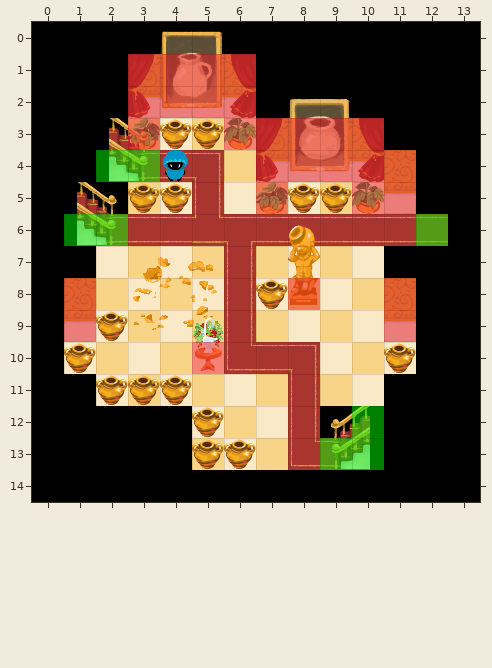
Tiled map, stored at build02/assets/tileset/level3-1-end.tmx. Above is the file before it was changed.
Cells are 32x32 px. Shown: x 0..13, y 0..14.
And afterwards:
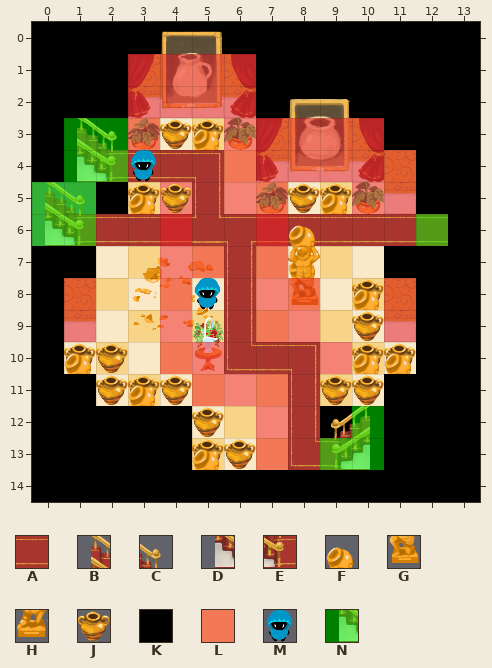
Key: from "tiles-lvl3-1-32x32": A 2, B 8, C 9, D 16, E 17, F 18, G 34, H 35, J 36, K 60, L 61, M 62, N 63.
_ is an empty cell.
Objects are placed by their top-left corner, in cells (3,4 is the top-left corner of cell 3,4); size is 1x1 cell unless given.
See-through tiles are keyed as they look on the map.
The edit:
Layer "backgroundLayer":
y 3..4: x 1..2 __ -> KK
y 6: x 2 _ -> A
Layer "blockedLayer":
y 3..4: x 1..2 KK -> __
y 5..6: x 0..1 KK -> __
Layer "detailLayer1":
y 3: x 1..2 __ -> BC
y 4: x 1..2 __ -> DE
y 5: x 0..2 _BC -> BC_
y 6: x 0..2 _DE -> DE_; x 7 _ -> L
y 8: x 8 _ -> G
y 9: x 7..8 __ -> LL
y 10: x 9 _ -> L
y 13: x 7 _ -> L
Layer "detailLayer2" (removed):
y 3: x 2..3 BC -> __
y 4: x 2..3 DE -> __
y 8: x 8 H -> _
Layer "transBlockedLayer":
y 4: x 6 _ -> L
y 5: x 4 _ -> L; x 6 _ -> L
y 6: x 4 _ -> L
y 7: x 4..5 __ -> LL; x 7 _ -> L
y 8: x 4 _ -> L; x 7 _ -> L
y 9..10: x 4 _ -> L
y 11: x 5..7 ___ -> LLL
y 12: x 7 _ -> L
Layer "objectsLayer":
added: F at 5,3
added: M at 3,4
added: F at 9,5
added: F at 3,5
added: F at 8,7
added: J at 10,8
added: F at 10,8
added: M at 5,8
added: J at 10,9
added: J at 10,10
added: J at 2,10
added: F at 1,10
added: F at 10,10
added: F at 11,10
added: J at 10,11
added: J at 9,11
added: F at 3,11
added: F at 5,13
removed: M at 4,4
removed: J at 7,8
removed: J at 2,9
Layer "levelExitLayer":
y 3: x 1..2 __ -> NN
y 4: x 1 _ -> N; x 3 N -> _
y 5: x 0..1 __ -> NN
y 6: x 0 _ -> N; x 2 N -> _
Pixel boxes of the changes (left, top, right, bottom) in both pictures:
changed: (32, 118, 411, 470)
